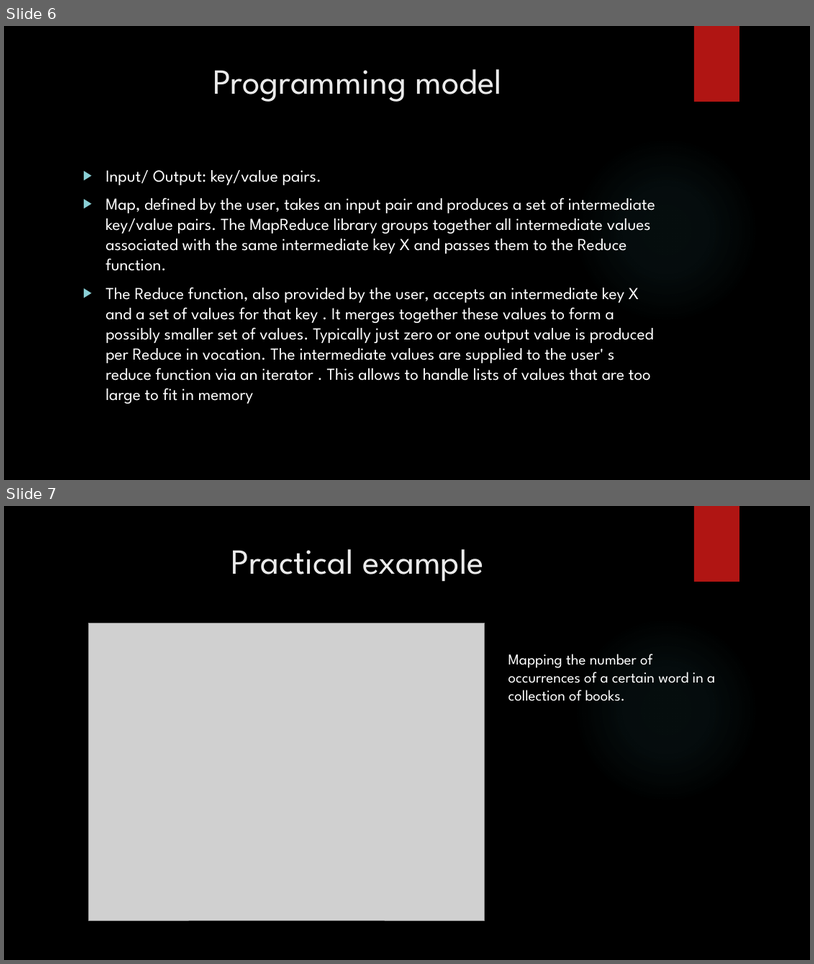
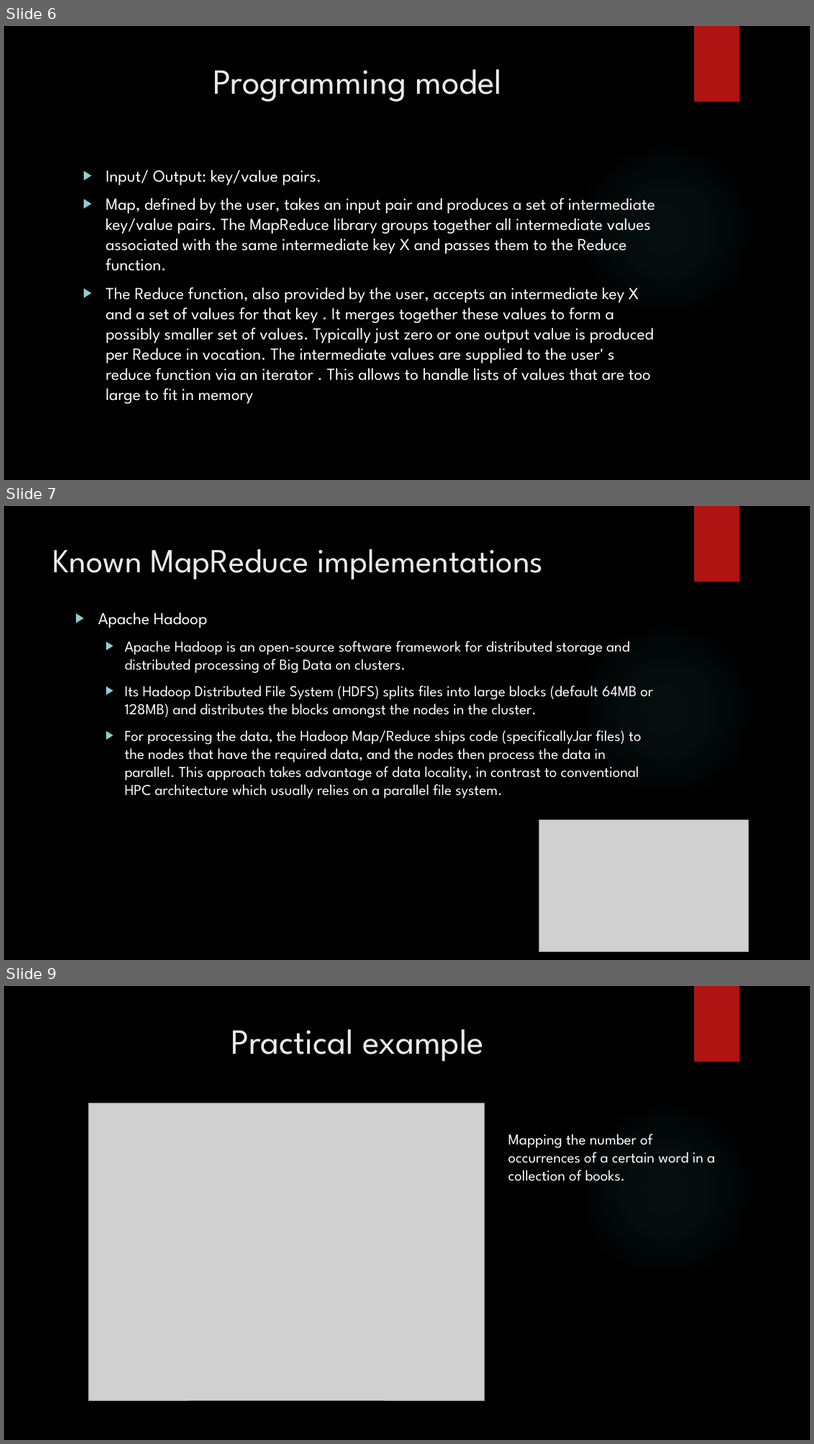
Before and after one commit to Mouzician/ESOF, a slide deck: PPTESOF.pptx. Shown one above the other, each under a label of ours: slides 6 and 7 before the commit, slides 6, 7 and 9 after it; the slides between them are not shown. The pictures are 814x964 and 814x1444 pixels, drawn with LibreOffice and Linux fonts; fonts in the diff are those of the drawing; grey boxes stand for pictures; background and template pictures are left out. Boxes give left, top, right and bottom in pixels: in the first picture for what was removed or moved away, otherwise in the second. Text is boxed around its words. In the diff, an @@ line names an element or a change of style, - is before the commit and + after.

```diff
--- a/PPTESOF.pptx
+++ b/PPTESOF.pptx
@@ slide 7 added at [4,506,810,960], background picture (left out); not listed: 2 template elements that a slide beside it also shows @@
@@ title added at [53,549,543,579], 40 pt, text #EBEBEB @@
+Known MapReduce implementations
@@ text added at [98,613,653,798], 18 pt, text #FFFFFF @@
+▶ Apache Hadoop
+  ▶ Apache Hadoop is an open-source software framework for distributed storage and distributed processing of Big Data on clusters.
+  ▶ Its Hadoop Distributed File System (HDFS) splits files into large blocks (default 64MB or 128MB) and distributes the blocks amongst the nodes in the cluster.
+  ▶ For processing the data, the Hadoop Map/Reduce ships code (specificallyJar files) to the nodes that have the required data, and the nodes then process the data in parallel. This approach takes advantage of data locality, in contrast to conventional HPC architecture which usually relies on a parallel file system.
@@ picture added at [540,820,749,951] @@
@@ what was slide 7 is now slide 9 @@
```
Also in this commit, not shown: 2 other slides added, 3 other files.
